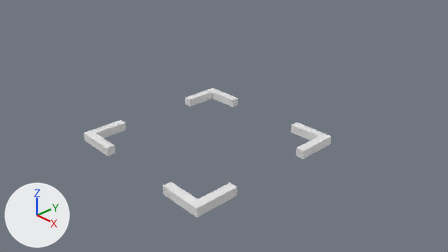
What one commit did to the Blender file cf_stand.blend.
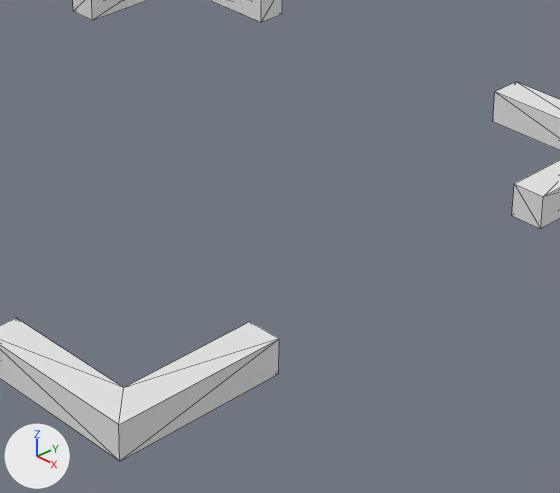
There are two pictures of each version: one from the file's camera 'Camera', one close up on the part from 37% to 69% of the width and 40% to 90% of the height. Lighting does not change. The marker at lower left points along +X, +Y and +Z. The close-ups show mesh edges as thin lines.
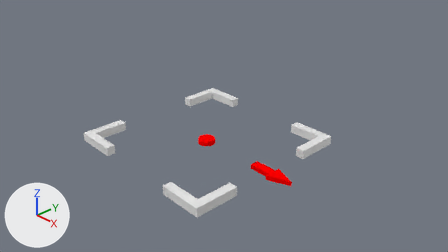
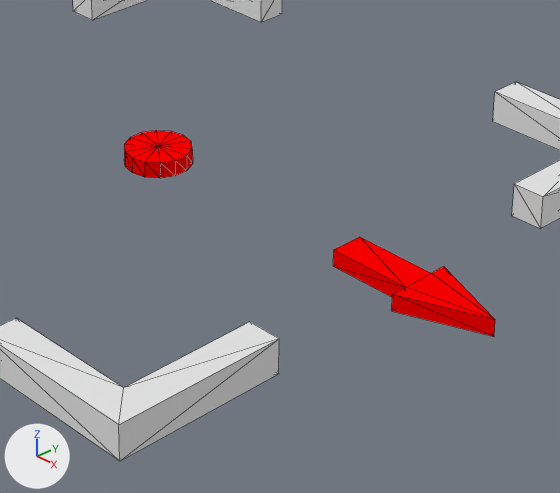
Where the newer file only moved an object's origin or applied its transform, the numbers keep the older frame.

Pixel boxes (x1, y1, x2, y2) of what changed, in the close-ups (560 x 493 px):
```json
{"object": "Plane", "change": "added", "after": [124, 130, 495, 336], "on screen": "red"}
```

Edits to the scene script, one JSON object a line:
```json
{"op": "add", "block": "mat_pointer", "code": ["mat_pointer = diffuse_material('pointer')", "mat_pointer.base_color = (1.0, 0.0, 0.0)  # red #ff0000"]}
{"op": "add", "block": "me_plane", "code": ["me_plane = bpy.data.meshes.new('Plane')", "me_plane.from_pydata(...)  # 44 vertices, 80 faces; spans x -1.0..4.36, y -1.02..1.02, z 0.0..0.16", "me_plane.materials.append(mat_pointer)  # red #ff0000"]}
{"op": "add", "block": "ob_plane", "code": ["ob_plane = bpy.data.objects.new('Plane', me_plane)", "ob_plane.location = (2.0, 0.0, 0.0)", "ob_plane.scale = (-0.504, 0.197, 0.63)"]}
```
